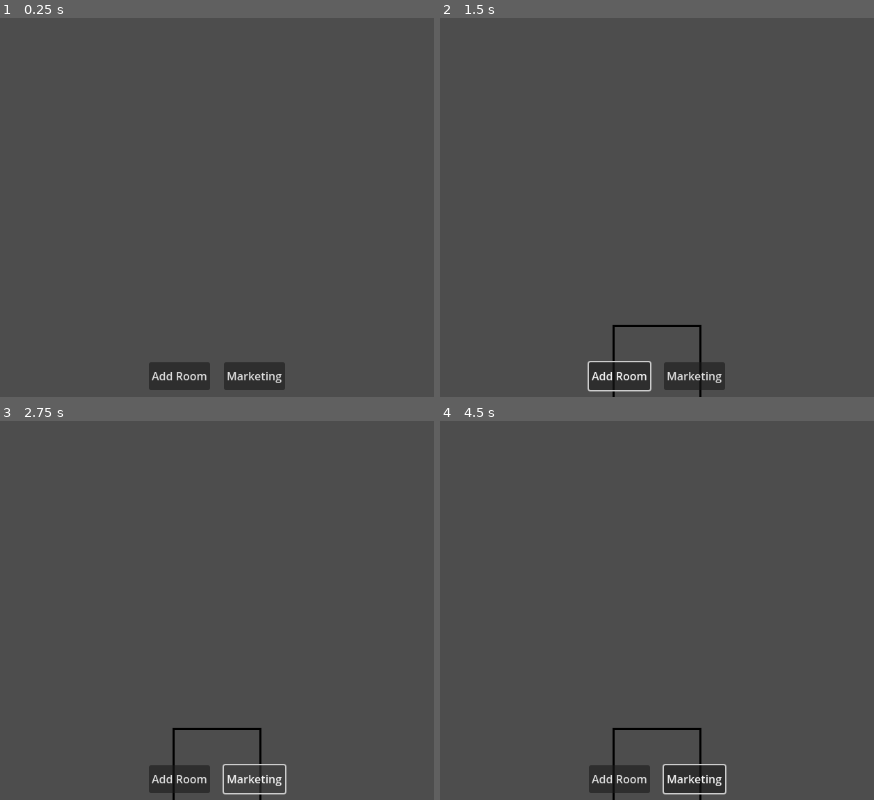
Above: before the commit, frames 1-4 (two rows, left to right).
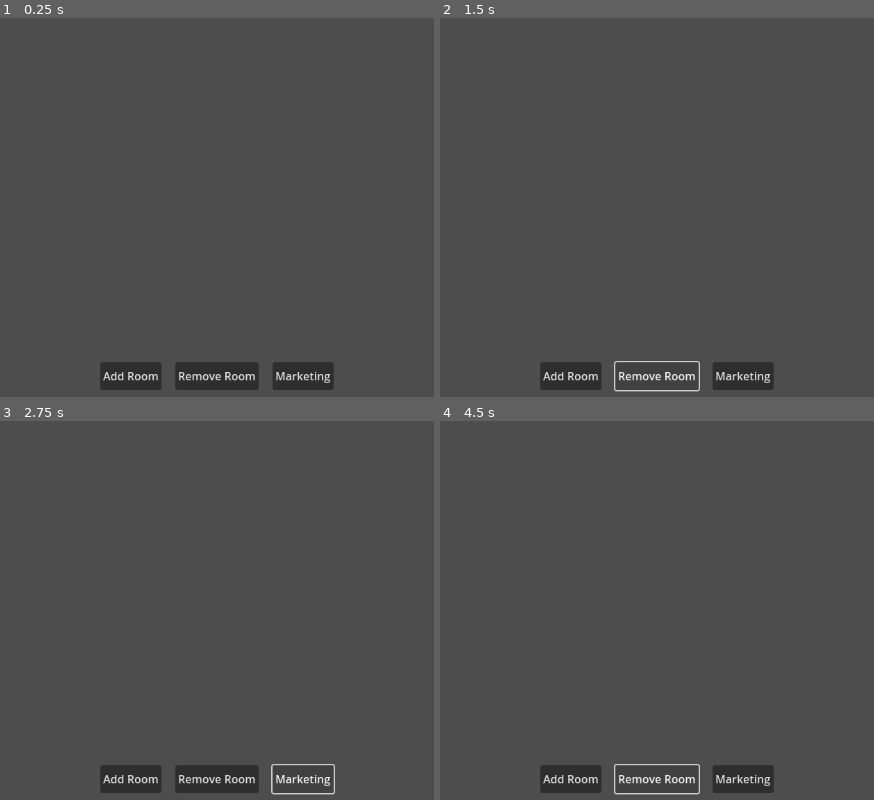
Above: after the commit, the same moments.

Repository: Tarnest/cat-hotel
Game: Godot game, scene res://main/main.tscn
Two runs of this game, one before a commit and one after it. Both use one fixed random seed, a clock stepped at 60 frames per second and the inputs below.
Inputs (mouse positions are in pixels of both pictures, inside the frame that each line leads up to):
- Up to frame 1 (0.25 s): no input
- Up to frame 2 (1.5 s): click "Add Room" at 0.5 s; click (657, 378) at 1.25 s, where only the run after the commit has a clickable "Remove Room"
- Up to frame 3 (2.75 s): click "Marketing" at 2 s
- Up to frame 4 (4.5 s): click "Add Room" at 2.75 s; click "Marketing" at 3.5 s; click (657, 781) at 4.25 s, where only the run after the commit has a clickable "Remove Room"

The runs differ from the first frame. In frame 1, 2.5% of the frame differs, in the area x 23-77%, y 90-99%; in frame 2, 2.7%; in frame 3, 2.2%; in frame 4, 2.7%, in the area x 23-77%, y 81-100%.

Commit message:
Added Placeholder Room to help with Placement

Diff:
--- a/global.gd
+++ b/global.gd
@@ -1,8 +1,16 @@
 extends Node
 
 signal add_room_pressed
+signal remove_room_pressed
 signal marketing_pressed
+signal can_place_tile_switched
 
 const BASE_ROOM = preload("res://rooms/base_room.tscn")
 
-var can_place_tile := false
+var can_place_tile := false:
+	set(_can_place_tile):
+		can_place_tile = _can_place_tile
+		can_place_tile_switched.emit()
+
+var can_remove_tile := false
+var current_room := BASE_ROOM
--- a/main/LevelEditor.gd
+++ b/main/LevelEditor.gd
@@ -1,40 +1,80 @@
 extends Node2D
 
 @onready var main: Node2D = $".."
-@onready var camera: Camera2D = $"../Movement/Camera2D"
+@onready var detect_buildings: RayCast2D = $DetectBuildings
+
+var grid_size := 32
 
 func _ready() -> void:
 	Global.add_room_pressed.connect(on_add_room_pressed)
+	Global.remove_room_pressed.connect(on_remove_room_pressed)
+	Global.can_place_tile_switched.connect(can_place_tile_switched)
 
+
+func _physics_process(_delta: float) -> void:
+	detect_buildings.global_position = get_global_mouse_position()
+
+	for child in get_children():
+		if child is Room:
+			var room: Room = child
+			room.global_position = get_grid_mouse_position()
+			break
 
 func _unhandled_input(event: InputEvent) -> void:
 	if Global.can_place_tile:
 		if event.is_action_pressed("mb_left"):
 			place_tile()
-		elif event.is_action_pressed("mb_right"):
+
+	if Global.can_remove_tile:
+		if event.is_action_pressed("mb_right"):
 			remove_tile()
 
-	if event.is_action_pressed("deselect") and Global.can_place_tile:
+	if event.is_action_pressed("deselect") and (Global.can_place_tile or Global.can_remove_tile):
 		Global.can_place_tile = false
+		Global.can_remove_tile = false
 		get_viewport().set_input_as_handled()
 
 
+func can_place_tile_switched() -> void:
+	if Global.can_place_tile:
+		var room: Room = Global.current_room.instantiate()
+		room.global_position = get_grid_mouse_position()
+		add_child(room)
+	else:
+		for child in get_children():
+			if child is Room:
+				child.queue_free()
+
+
 func place_tile() -> void:
-	var mouse_pos := get_global_mouse_position()
-
-	var desired_x: float = floor(mouse_pos.x / 16) * 16
-	var desired_y: float = floor(mouse_pos.y / 16) * 16
+	var mouse_pos := get_grid_mouse_position()
 
 	var base_room: Node2D = Global.BASE_ROOM.instantiate()
-	base_room.position = Vector2(desired_x, desired_y)
+	base_room.position = mouse_pos
 	main.add_child(base_room)
 
 
 func remove_tile() -> void:
-	#var mouse_pos := rooms.local_to_map(get_global_mouse_position())
-	#rooms.set_cells_terrain_connect(0, [mouse_pos], 0, -1)
-	pass
+	if detect_buildings.is_colliding():
+		var collider: Node2D = detect_buildings.get_collider()
+		if detect_buildings.get_collider() is Room:
+			collider.queue_free()
 
 
 func on_add_room_pressed() -> void:
+	Global.can_remove_tile = false
 	Global.can_place_tile = !Global.can_place_tile
+
+
+func on_remove_room_pressed() -> void:
+	Global.can_place_tile = false
+	Global.can_remove_tile = !Global.can_remove_tile
+
+
+func get_grid_mouse_position() -> Vector2:
+	var mouse_pos := get_global_mouse_position()
+
+	var desired_x: float = floor(mouse_pos.x / grid_size) * grid_size
+	var desired_y: float = floor(mouse_pos.y / grid_size) * grid_size
+
+	return Vector2(desired_x, desired_y)
--- a/main/main.tscn
+++ b/main/main.tscn
@@ -11,6 +11,10 @@
 [node name="LevelEditor" type="Node2D" parent="."]
 script = ExtResource("3_wmhgy")
 
+[node name="DetectBuildings" type="RayCast2D" parent="LevelEditor"]
+target_position = Vector2(1, 1)
+hit_from_inside = true
+
 [node name="Movement" type="Node2D" parent="."]
 script = ExtResource("4_3c0py")
 
--- a/main/movement.gd
+++ b/main/movement.gd
@@ -15,6 +15,7 @@
 
 	camera.zoom = camera.zoom.lerp(target_zoom, ZOOM_RATE * delta)
 
+
 func _unhandled_input(event: InputEvent) -> void:
 	if event is InputEventMouseButton:
 		var mouse_event: InputEventMouseButton = event
--- a/rooms/base_room.tscn
+++ b/rooms/base_room.tscn
@@ -1,11 +1,13 @@
-[gd_scene load_steps=3 format=3 uid="uid://db7uyl21ygoi2"]
+[gd_scene load_steps=4 format=3 uid="uid://db7uyl21ygoi2"]
 
 [ext_resource type="Texture2D" uid="uid://b6c4kuptwuwmm" path="res://rooms/base_room.png" id="1_0iwl0"]
+[ext_resource type="Script" path="res://rooms/room.gd" id="1_afsku"]
 
 [sub_resource type="RectangleShape2D" id="RectangleShape2D_5s4st"]
 size = Vector2(128, 128)
 
 [node name="Room" type="StaticBody2D"]
+script = ExtResource("1_afsku")
 
 [node name="Sprite2D" type="Sprite2D" parent="."]
 texture = ExtResource("1_0iwl0")
--- /dev/null
+++ b/rooms/room.gd
@@ -0,0 +1,2 @@
+extends StaticBody2D
+class_name Room
--- a/ui/ui.gd
+++ b/ui/ui.gd
@@ -2,9 +2,11 @@
 
 @onready var add_room: Button = $HBoxContainer/AddRoom
 @onready var marketing: Button = $HBoxContainer/Marketing
+@onready var remove_room: Button = $HBoxContainer/RemoveRoom
 
 func _ready() -> void:
 	add_room.pressed.connect(on_add_room_pressed)
+	remove_room.pressed.connect(on_remove_room_pressed)
 	marketing.pressed.connect(on_marketing_pressed)
 
 
@@ -14,3 +16,7 @@
 
 func on_marketing_pressed() -> void:
 	Global.marketing_pressed.emit()
+
+
+func on_remove_room_pressed() -> void:
+	Global.remove_room_pressed.emit()
--- a/ui/ui.tscn
+++ b/ui/ui.tscn
@@ -23,6 +23,10 @@
 layout_mode = 2
 text = "Add Room"
 
+[node name="RemoveRoom" type="Button" parent="HBoxContainer"]
+layout_mode = 2
+text = "Remove Room"
+
 [node name="Marketing" type="Button" parent="HBoxContainer"]
 layout_mode = 2
 text = "Marketing"
